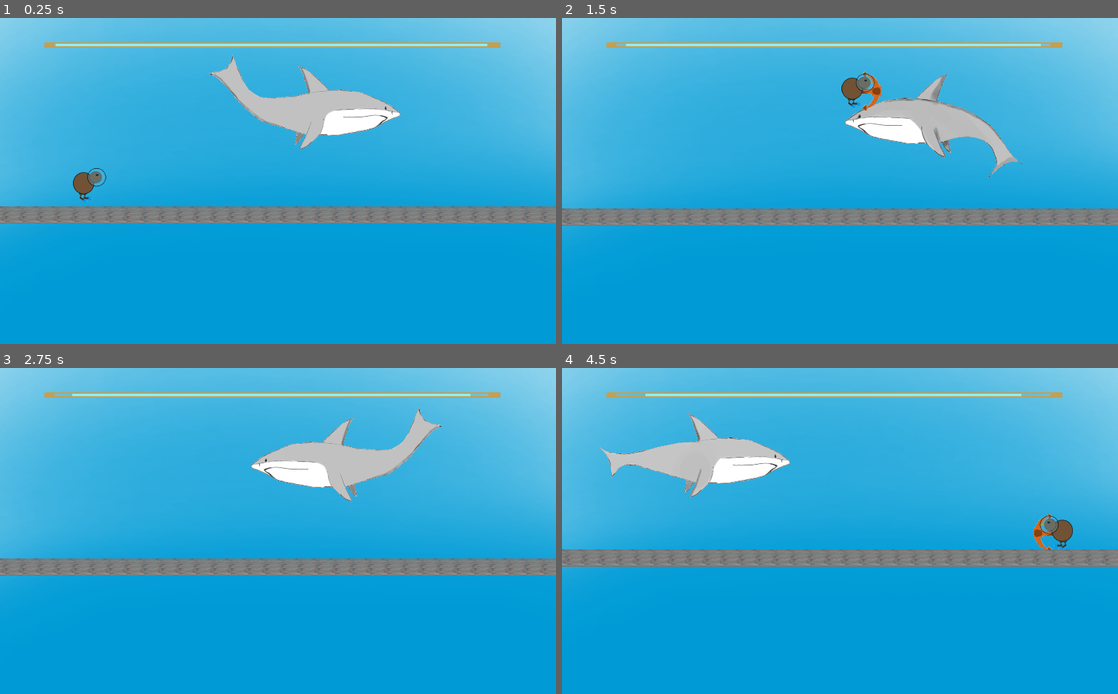
Above: before the commit, frames 1-4 (two rows, left to right).
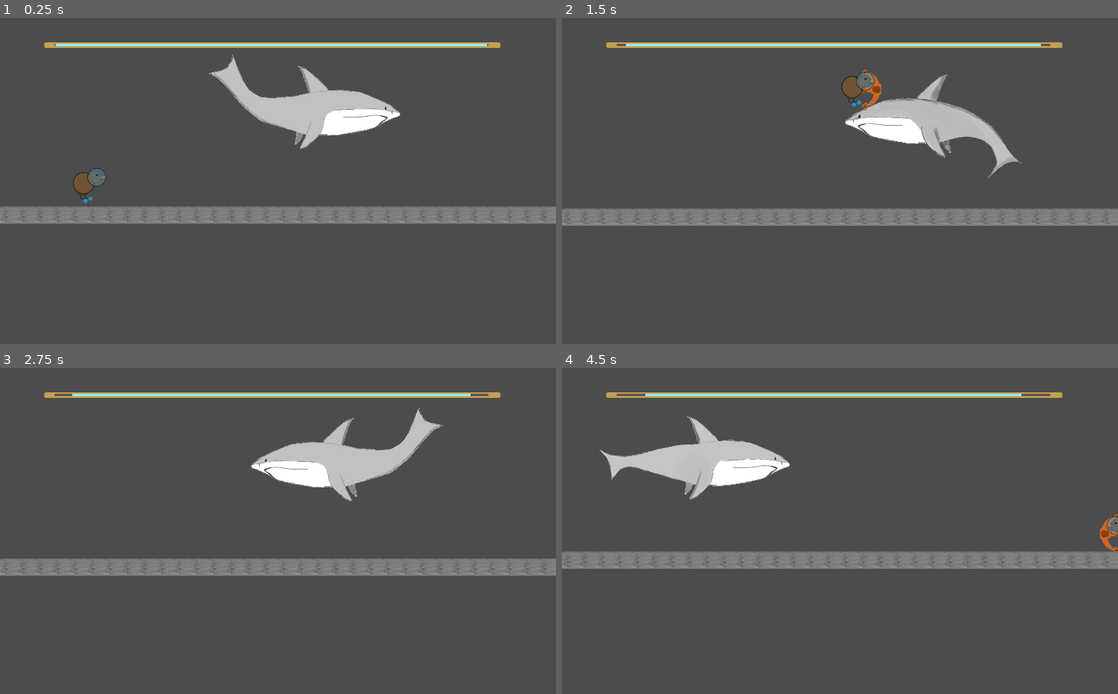
Above: after the commit, the same moments.

Repository: Cpt-Barbosa/CodeGameJam2022
Game: Godot game, scene res://scenes/Game.tscn
Two runs of this game, one before a commit and one after it. Both use one fixed random seed, a clock stepped at 60 frames per second and the inputs below.
Inputs:
- Up to frame 1 (0.25 s): no input
- Up to frame 2 (1.5 s): hold D (move_right) from 0.53 s (still down); tap J (attack) at 0.6, 1.35 s; tap Space (jump) at 0.77 s
- Up to frame 3 (2.75 s): tap Space (jump) at 1.52 s; release D (move_right) at 2.03 s; hold Q (move_left) from 2.03 s (still down); tap J (attack) at 2.1 s
- Up to frame 4 (4.5 s): release Q (move_left) at 2.78 s; hold D (move_right) 2.78-4.28 s; tap J (attack) at 2.85, 3.6, 4.35 s; tap Space (jump) at 3.02, 3.77 s; hold Q (move_left) from 4.28 s (still down)

The runs differ from the first frame. In frame 1, 90% of the frame differs, in the area x 0-100%, y 0-100%; in frame 2, 90%; in frame 3, 90%; in frame 4, 92%.

Commit message:
Ajout animation attaque

Diff:
--- a/scenes/Game.tscn
+++ b/scenes/Game.tscn
@@ -102,6 +102,7 @@
 }
 
 [node name="Background" type="Node2D" parent="."]
+visible = false
 
 [node name="Background2" type="Sprite" parent="Background"]
 position = Vector2( 500, 1710 )
--- a/scenes/Joueur.tscn
+++ b/scenes/Joueur.tscn
@@ -13,8 +13,8 @@
 [ext_resource path="res://sprite/joueur/attack 2 c.png" type="Texture" id=14]
 [ext_resource path="res://sprite/joueur/attack 3 c.png" type="Texture" id=15]
 
-[sub_resource type="CircleShape2D" id=3]
-radius = 32.0156
+[sub_resource type="RectangleShape2D" id=19]
+extents = Vector2( 17.5, 33 )
 
 [sub_resource type="CapsuleShape2D" id=7]
 radius = 26.0
@@ -48,7 +48,7 @@
 "values": [ ExtResource( 2 ), ExtResource( 10 ), ExtResource( 8 ), ExtResource( 9 ), ExtResource( 7 ), ExtResource( 8 ), ExtResource( 2 ) ]
 }
 tracks/2/type = "value"
-tracks/2/path = NodePath("Sprite/Hitbox attaque/CollisionShape2D:disabled")
+tracks/2/path = NodePath("Hitbox attaque/CollisionShape2D:disabled")
 tracks/2/interp = 1
 tracks/2/loop_wrap = true
 tracks/2/imported = false
@@ -88,7 +88,7 @@
 "values": [ ExtResource( 4 ), ExtResource( 13 ), ExtResource( 14 ), ExtResource( 15 ), ExtResource( 12 ), ExtResource( 14 ), ExtResource( 4 ) ]
 }
 tracks/2/type = "value"
-tracks/2/path = NodePath("Sprite/Hitbox attaque/CollisionShape2D:disabled")
+tracks/2/path = NodePath("Hitbox attaque/CollisionShape2D:disabled")
 tracks/2/interp = 1
 tracks/2/loop_wrap = true
 tracks/2/imported = false
@@ -127,7 +127,7 @@
 "values": [ ExtResource( 2 ) ]
 }
 tracks/2/type = "value"
-tracks/2/path = NodePath("Sprite/Hitbox attaque/CollisionShape2D:disabled")
+tracks/2/path = NodePath("Hitbox attaque/CollisionShape2D:disabled")
 tracks/2/interp = 1
 tracks/2/loop_wrap = true
 tracks/2/imported = false
@@ -180,7 +180,7 @@
 "values": [ ExtResource( 2 ) ]
 }
 tracks/2/type = "value"
-tracks/2/path = NodePath("Sprite/Hitbox attaque/CollisionShape2D:disabled")
+tracks/2/path = NodePath("Hitbox attaque/CollisionShape2D:disabled")
 tracks/2/interp = 1
 tracks/2/loop_wrap = true
 tracks/2/imported = false
@@ -255,18 +255,18 @@
 script = ExtResource( 1 )
 
 [node name="CollisionJoueur" type="CollisionShape2D" parent="."]
-position = Vector2( 0, -3 )
-shape = SubResource( 3 )
+position = Vector2( -14.5, -1 )
+shape = SubResource( 19 )
+
+[node name="Hitbox attaque" type="Area2D" parent="."]
+
+[node name="CollisionShape2D" type="CollisionShape2D" parent="Hitbox attaque"]
+position = Vector2( 38, 0 )
+shape = SubResource( 7 )
+disabled = true
 
 [node name="Sprite" type="Sprite" parent="."]
 texture = ExtResource( 2 )
-
-[node name="Hitbox attaque" type="Area2D" parent="Sprite"]
-
-[node name="CollisionShape2D" type="CollisionShape2D" parent="Sprite/Hitbox attaque"]
-position = Vector2( 22, 0 )
-shape = SubResource( 7 )
-disabled = true
 
 [node name="vision_Joueur" type="Camera2D" parent="."]
 current = true
--- a/scripts/Joueur.gd
+++ b/scripts/Joueur.gd
@@ -51,12 +51,14 @@
 
 	if Input.is_action_pressed("move_left"):
 		if self.is_on_floor():
-			self.get_child(1).set_flip_h(true)
+			self.get_child(2).flip_v=true
+			self.rotation_degrees=180
 		horizontal -= 1.0
 
 	if Input.is_action_pressed("move_right"):
 		if self.is_on_floor():
-			self.get_child(1).set_flip_h(false)
+			self.get_child(2).flip_v=false
+			self.rotation_degrees=0
 		horizontal += 1.0
 
 	return horizontal
